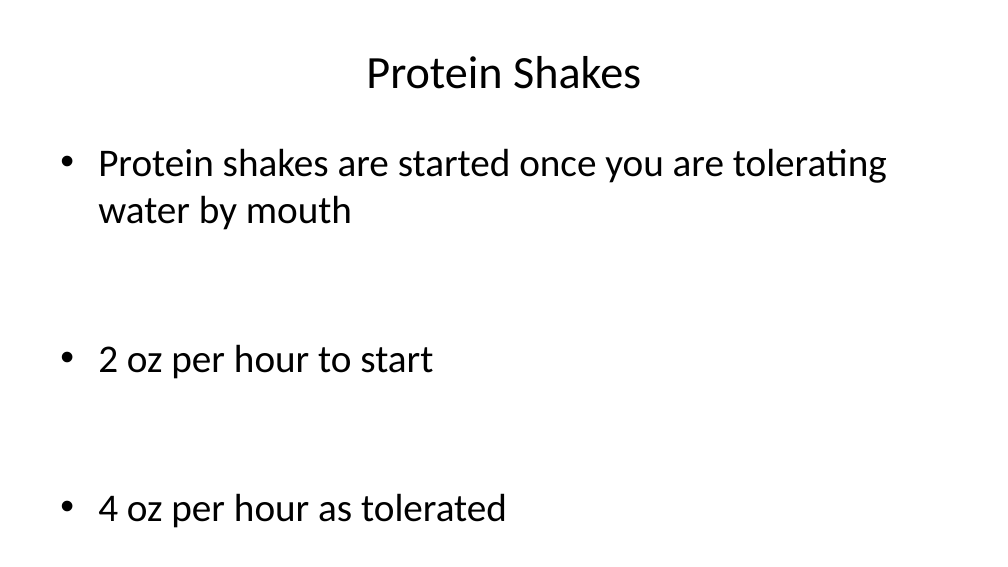
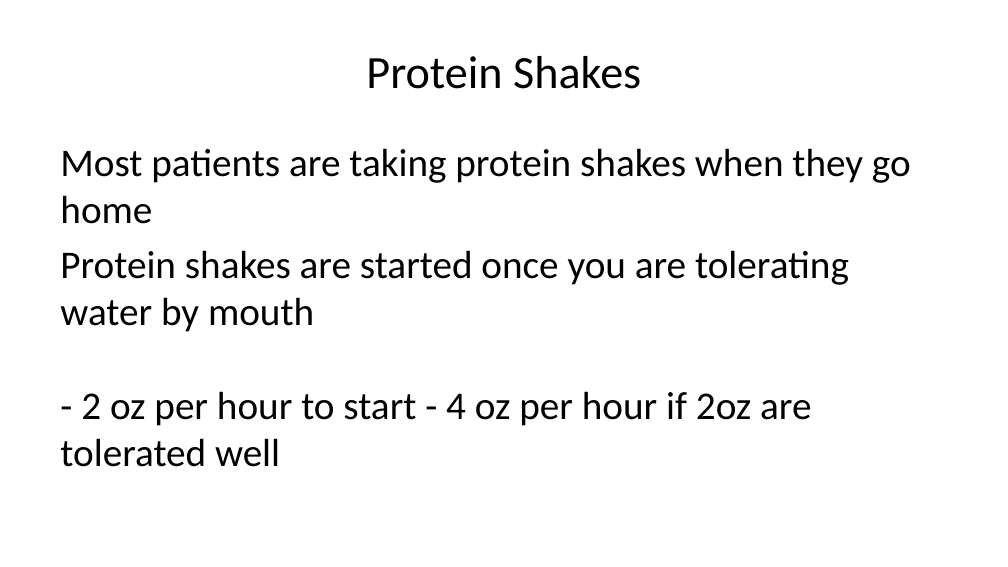
Before and after one commit to jcsalo/patient_education, a slide deck: slide 35 of lci_surgery.pptx (slide 34 before the commit). Drawn at 1008x567 pixels with LibreOffice and Linux fonts; fonts in the diff are those of the drawing. Boxes give left, top, right and bottom in pixels: in the first picture for what was removed or moved away, otherwise in the second. Text is boxed around its words. In the diff, an @@ line names an element or a change of style, - is before the commit and + after.

```diff
--- a/lci_surgery.pptx
+++ b/lci_surgery.pptx
@@ text at (x1=60, y1=148, x2=911, y2=467): text changed @@
-• Protein shakes are started once you are tolerating water by mouth
-• 2 oz per hour to start
-• 4 oz per hour as tolerated
+Most patients are taking protein shakes when they go home
+Protein shakes are started once you are tolerating water by mouth
+- 2 oz per hour to start - 4 oz per hour if 2oz are tolerated well
```
Also in this commit, not shown: 6 other slides changed, 3 slides added, 2 slides removed, 40 other files.
